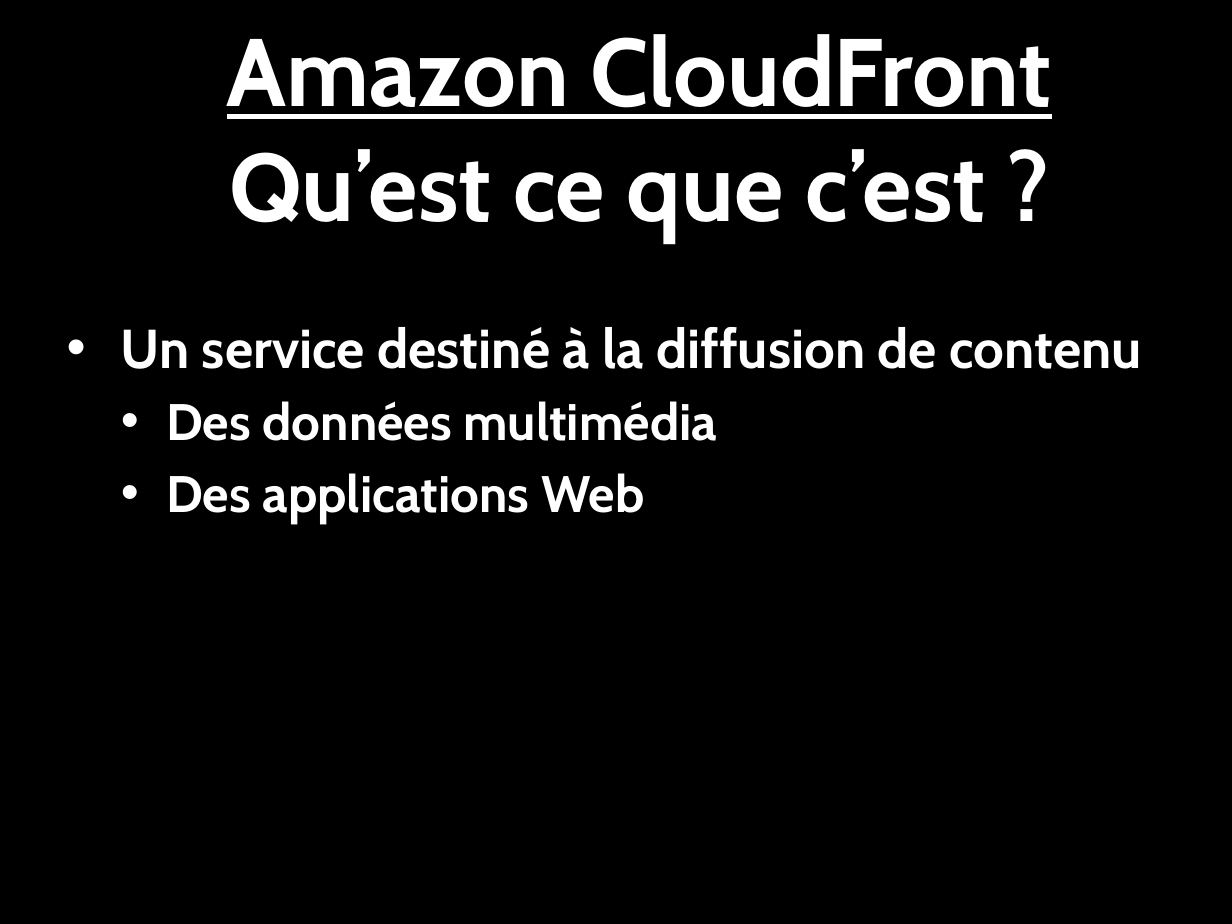
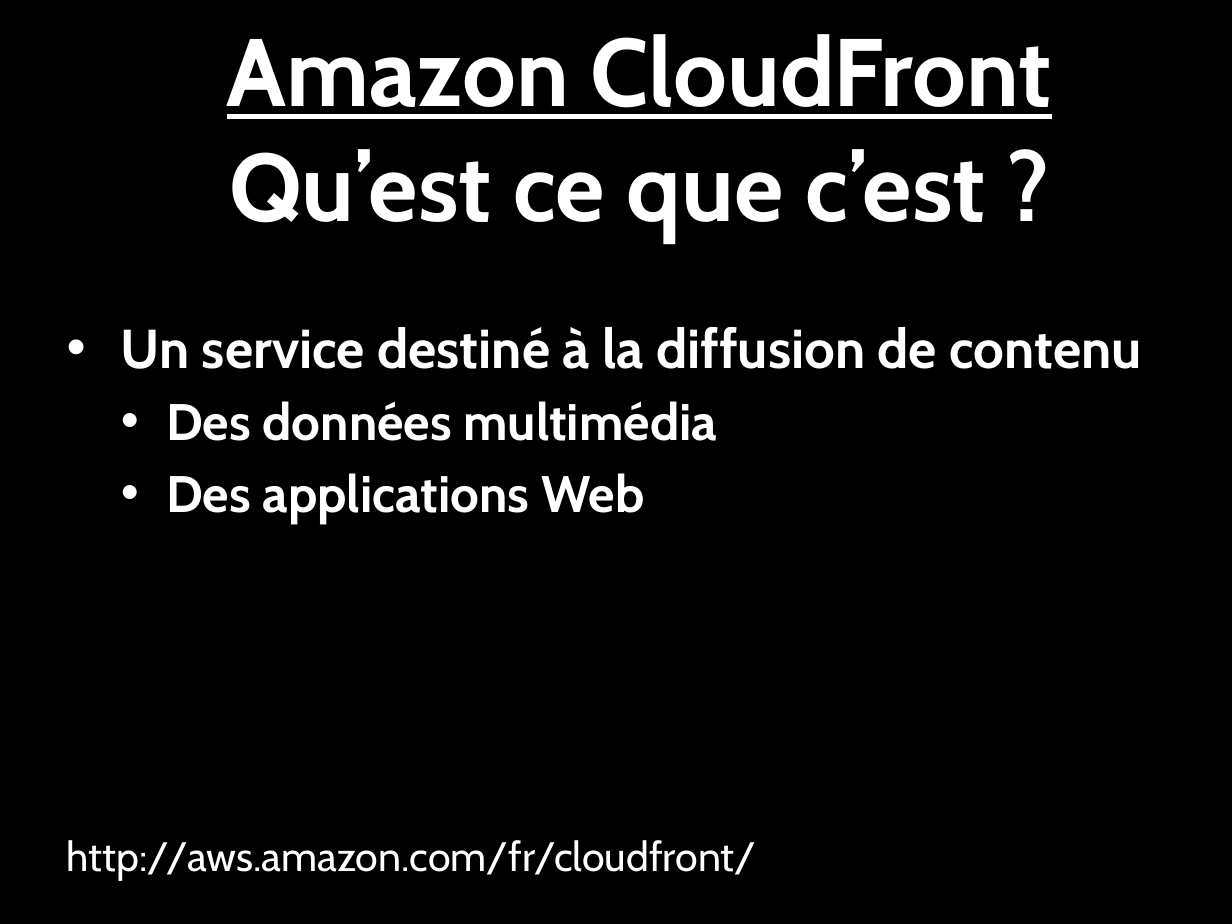
Before and after one commit to romfret/TLC, a slide deck: slide 4 of AWS - Media Hosting.pptx. Drawn at 1232x924 pixels with LibreOffice and Linux fonts; fonts in the diff are those of the drawing; background and template pictures are left out. Boxes give left, top, right and bottom in pixels: in the first picture for what was removed or moved away, otherwise in the second. Text is boxed around its words. In the diff, an @@ line names an element or a change of style, - is before the commit and + after.

```diff
--- a/AWS - Media Hosting.pptx
+++ b/AWS - Media Hosting.pptx
@@ text at (x1=67, y1=840, x2=757, y2=881): paragraph added @@
+  http://aws.amazon.com/fr/cloudfront/
```
Also in this commit, not shown: 2 other slides changed.
